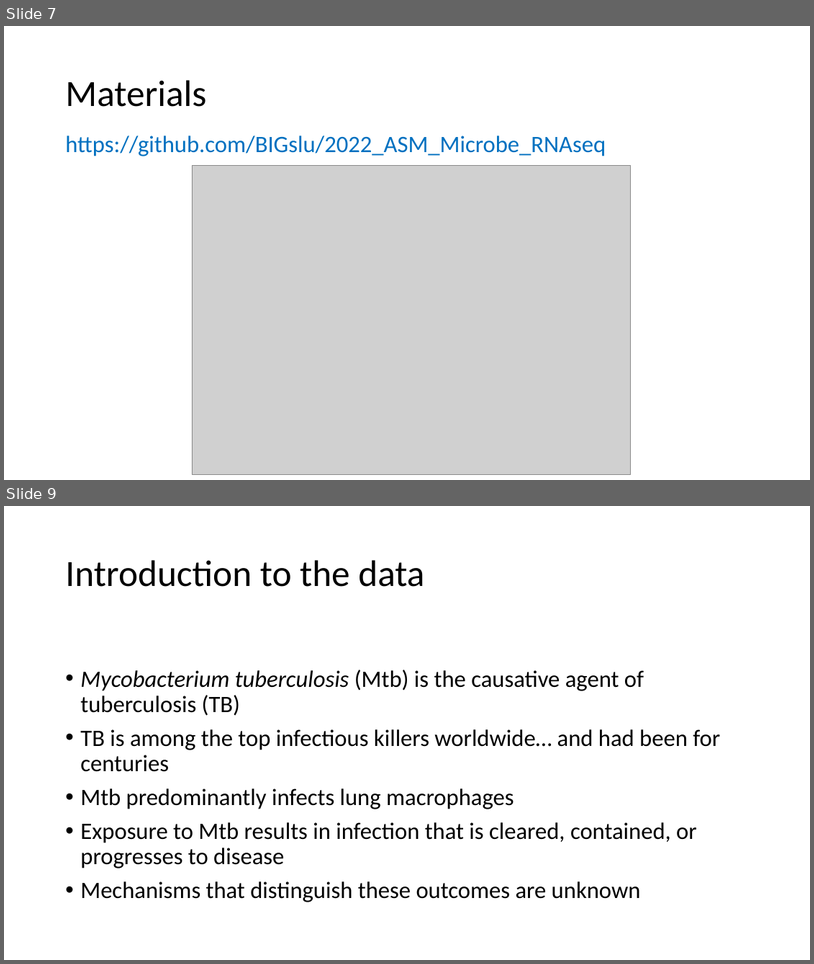
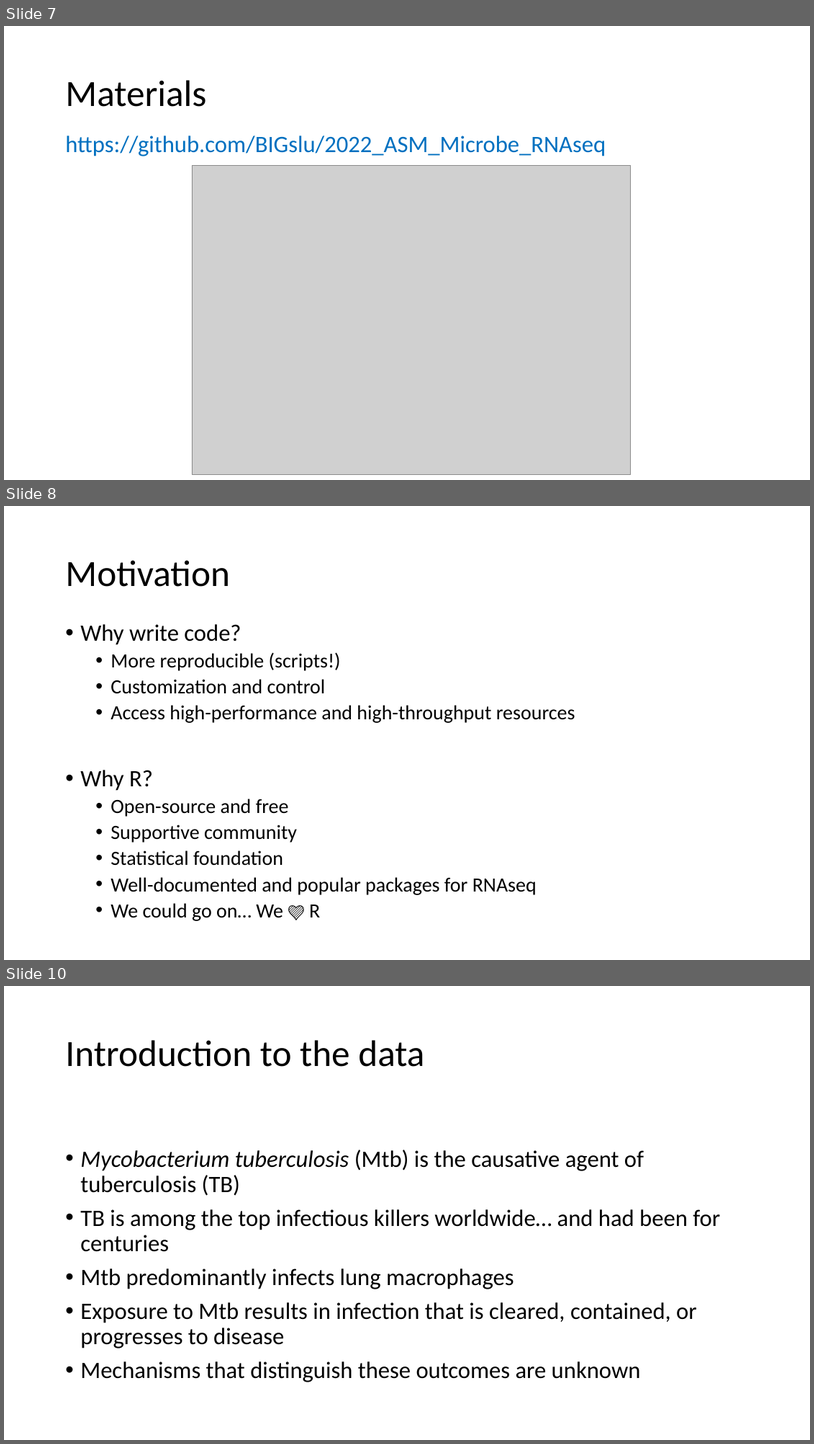
Before and after one commit to BIGslu/2022_ASM_Microbe_RNAseq, a slide deck: 0_welcome/welcome.pptx. Shown one above the other, each under a label of ours: slides 7 and 9 before the commit, slides 7, 8 and 10 after it; the slides between them are not shown. The pictures are 814x964 and 814x1444 pixels, drawn with LibreOffice and Linux fonts; fonts in the diff are those of the drawing; grey boxes stand for pictures. Boxes give left, top, right and bottom in pixels: in the first picture for what was removed or moved away, otherwise in the second. Text is boxed around its words. In the diff, an @@ line names an element or a change of style, - is before the commit and + after.

```diff
--- a/0_welcome/welcome.pptx
+++ b/0_welcome/welcome.pptx
@@ slide 8 added at (4, 506, 810, 960), background #FFFFFF @@
@@ title added at (65, 560, 230, 587), 44 pt, text #000000 @@
+Motivation
@@ text added at (80, 624, 576, 921), 24 pt, text #000000 @@
+• Why write code?
+  • More reproducible (scripts!)
+  • Customization and control
+  • Access high-performance and high-throughput resources
+• Why R?
+  • Open-source and free
+  • Supportive community
+  • Statistical foundation
+  • Well-documented and popular packages for RNAseq
+  • We could go on… We 💜 R
@@ what was slide 9 is now slide 10 @@
```
Also in this commit, not shown: 1 slide changed.
